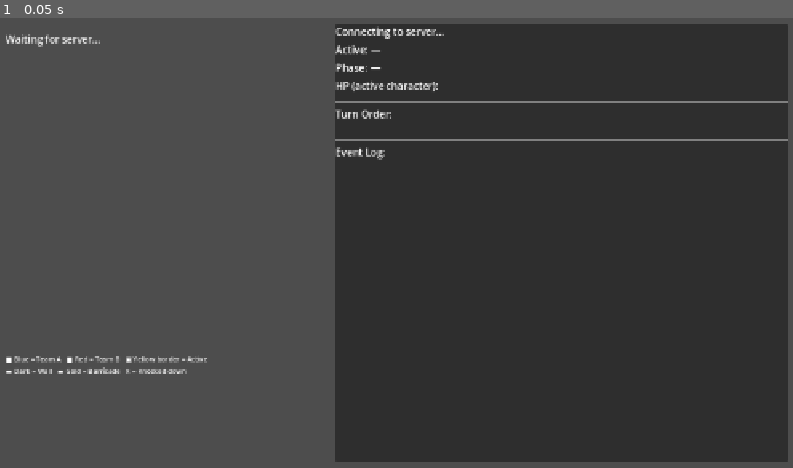
Above: before the commit, frame 1.
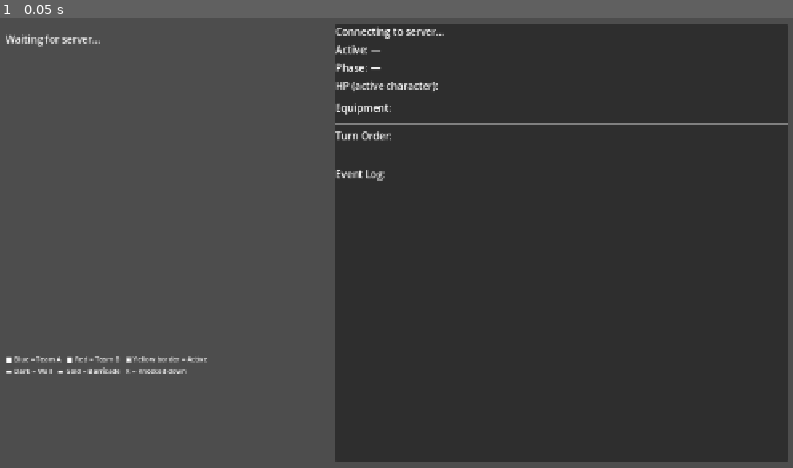
Above: after the commit, the same moment.

Repository: Another-Joy/Cage-Brawlers
Game: Godot game, scene res://scenes/Main.tscn
The game is run twice, just before and just after one commit, with the same random seed, the same clock (stepped at 60 frames per second) and the same inputs.
Inputs:
- Up to frame 1 (0.05 s): no input

The runs differ from the first frame. In frame 1, 1.1% of the frame differs, in the area x 42-100%, y 18-37%.

Commit message:
feat: resource files, equipment HUD panel, tile collision, launcher, RESOURCES.md
Agent-Logs-Url: https://github.com/Another-Joy/Cage-Brawlers/sessions/d6a6f904-dbca-44ad-93d6-19ff4c30d72d

Co-authored-by: Another-Joy <169817293+Another-Joy@users.noreply.github.com>

Diff:
--- /dev/null
+++ b/resources/armor/cloth_armor.tres
@@ -0,0 +1,15 @@
+[gd_resource type="ArmorData" format=3]
+
+[resource]
+item_id = "cloth_armor"
+item_name = "Cloth Armor"
+description = "Light clothing granting evasion and movement bonuses."
+equipment_type = 3
+weight = 1.0
+armor_type = 0
+armor_value = 0
+evasion_modifier = 2
+movement_modifier = 1
+ammo_slots_capacity = 8
+allows_arrows = true
+potion_slots = 4
--- /dev/null
+++ b/resources/armor/leather_armor.tres
@@ -0,0 +1,15 @@
+[gd_resource type="ArmorData" format=3]
+
+[resource]
+item_id = "leather_armor"
+item_name = "Leather Armor"
+description = "Medium armor offering decent protection with 4 ammo slots."
+equipment_type = 3
+weight = 5.0
+armor_type = 1
+armor_value = 2
+evasion_modifier = 0
+movement_modifier = 0
+ammo_slots_capacity = 4
+allows_arrows = true
+potion_slots = 2
--- /dev/null
+++ b/resources/characters/team_a/01_warrior.tres
@@ -0,0 +1,23 @@
+[gd_resource type="CharacterData" load_steps=3 format=3]
+
+[ext_resource type="WeaponData" path="res://resources/weapons/sword.tres" id="1"]
+[ext_resource type="ArmorData" path="res://resources/armor/leather_armor.tres" id="2"]
+
+[resource]
+character_id = "char_a_warrior"
+character_name = "A-Warrior"
+level = 1
+experience = 0
+character_class = 0
+state_flag = 0
+strength = 14
+dexterity = 10
+constitution = 12
+wisdom = 8
+intelligence = 8
+main_hand_slot = ExtResource("1")
+armor_slot = ExtResource("2")
+bullets_count = 0
+bolts_count = 0
+arrows_count = 0
+potions_count = 0
--- /dev/null
+++ b/resources/characters/team_a/02_ranger.tres
@@ -0,0 +1,23 @@
+[gd_resource type="CharacterData" load_steps=3 format=3]
+
+[ext_resource type="WeaponData" path="res://resources/weapons/shortbow.tres" id="1"]
+[ext_resource type="ArmorData" path="res://resources/armor/cloth_armor.tres" id="2"]
+
+[resource]
+character_id = "char_a_ranger"
+character_name = "A-Ranger"
+level = 1
+experience = 0
+character_class = 1
+state_flag = 0
+strength = 8
+dexterity = 14
+constitution = 10
+wisdom = 12
+intelligence = 12
+main_hand_slot = ExtResource("1")
+armor_slot = ExtResource("2")
+bullets_count = 0
+bolts_count = 0
+arrows_count = 20
+potions_count = 0
--- /dev/null
+++ b/resources/characters/team_a/03_rogue.tres
@@ -0,0 +1,24 @@
+[gd_resource type="CharacterData" load_steps=3 format=3]
+
+[ext_resource type="WeaponData" path="res://resources/weapons/dagger.tres" id="1"]
+[ext_resource type="ArmorData" path="res://resources/armor/cloth_armor.tres" id="2"]
+
+[resource]
+character_id = "char_a_rogue"
+character_name = "A-Rogue"
+level = 1
+experience = 0
+character_class = 3
+state_flag = 0
+strength = 10
+dexterity = 14
+constitution = 10
+wisdom = 8
+intelligence = 10
+main_hand_slot = ExtResource("1")
+off_hand_slot = ExtResource("1")
+armor_slot = ExtResource("2")
+bullets_count = 0
+bolts_count = 0
+arrows_count = 0
+potions_count = 0
--- /dev/null
+++ b/resources/characters/team_b/01_warrior.tres
@@ -0,0 +1,23 @@
+[gd_resource type="CharacterData" load_steps=3 format=3]
+
+[ext_resource type="WeaponData" path="res://resources/weapons/sword.tres" id="1"]
+[ext_resource type="ArmorData" path="res://resources/armor/leather_armor.tres" id="2"]
+
+[resource]
+character_id = "char_b_warrior"
+character_name = "B-Warrior"
+level = 1
+experience = 0
+character_class = 0
+state_flag = 0
+strength = 14
+dexterity = 10
+constitution = 12
+wisdom = 8
+intelligence = 8
+main_hand_slot = ExtResource("1")
+armor_slot = ExtResource("2")
+bullets_count = 0
+bolts_count = 0
+arrows_count = 0
+potions_count = 0
--- /dev/null
+++ b/resources/characters/team_b/02_ranger.tres
@@ -0,0 +1,23 @@
+[gd_resource type="CharacterData" load_steps=3 format=3]
+
+[ext_resource type="WeaponData" path="res://resources/weapons/shortbow.tres" id="1"]
+[ext_resource type="ArmorData" path="res://resources/armor/cloth_armor.tres" id="2"]
+
+[resource]
+character_id = "char_b_ranger"
+character_name = "B-Ranger"
+level = 1
+experience = 0
+character_class = 1
+state_flag = 0
+strength = 8
+dexterity = 14
+constitution = 10
+wisdom = 12
+intelligence = 12
+main_hand_slot = ExtResource("1")
+armor_slot = ExtResource("2")
+bullets_count = 0
+bolts_count = 0
+arrows_count = 20
+potions_count = 0
--- /dev/null
+++ b/resources/characters/team_b/03_rogue.tres
@@ -0,0 +1,24 @@
+[gd_resource type="CharacterData" load_steps=3 format=3]
+
+[ext_resource type="WeaponData" path="res://resources/weapons/dagger.tres" id="1"]
+[ext_resource type="ArmorData" path="res://resources/armor/cloth_armor.tres" id="2"]
+
+[resource]
+character_id = "char_b_rogue"
+character_name = "B-Rogue"
+level = 1
+experience = 0
+character_class = 3
+state_flag = 0
+strength = 10
+dexterity = 14
+constitution = 10
+wisdom = 8
+intelligence = 10
+main_hand_slot = ExtResource("1")
+off_hand_slot = ExtResource("1")
+armor_slot = ExtResource("2")
+bullets_count = 0
+bolts_count = 0
+arrows_count = 0
+potions_count = 0
--- /dev/null
+++ b/resources/weapons/dagger.tres
@@ -0,0 +1,15 @@
+[gd_resource type="WeaponData" format=3]
+
+[resource]
+item_id = "dagger"
+item_name = "Dagger"
+description = "A light blade suited for off-hand use or thrown attacks."
+equipment_type = 0
+weight = 0.5
+keywords = ["Light"]
+damage_type = 0
+damage_dice_count = 1
+damage_dice_sides = 4
+attack_range = 1
+ammo_type = ""
+requires_ammo = false
--- /dev/null
+++ b/resources/weapons/shortbow.tres
@@ -0,0 +1,14 @@
+[gd_resource type="WeaponData" format=3]
+
+[resource]
+item_id = "shortbow"
+item_name = "Shortbow"
+description = "A light bow with moderate range. Requires arrows."
+equipment_type = 0
+weight = 1.0
+damage_type = 1
+damage_dice_count = 1
+damage_dice_sides = 6
+attack_range = 6
+ammo_type = "arrows"
+requires_ammo = true
--- /dev/null
+++ b/resources/weapons/sword.tres
@@ -0,0 +1,14 @@
+[gd_resource type="WeaponData" format=3]
+
+[resource]
+item_id = "sword"
+item_name = "Sword"
+description = "A reliable one-handed blade."
+equipment_type = 0
+weight = 1.5
+damage_type = 0
+damage_dice_count = 1
+damage_dice_sides = 6
+attack_range = 1
+ammo_type = ""
+requires_ammo = false
--- a/scripts/client/TestMatchScene.gd
+++ b/scripts/client/TestMatchScene.gd
@@ -72,6 +72,7 @@
 var _lbl_active   : Label
 var _lbl_phase    : Label
 var _hbox_hp      : HBoxContainer
+var _vbox_equip   : VBoxContainer
 var _vbox_order   : VBoxContainer
 var _hbox_btns    : HBoxContainer
 var _grid_facing  : GridContainer
@@ -130,6 +131,15 @@
 	_hbox_hp = HBoxContainer.new()
 	_hbox_hp.add_theme_constant_override("separation", 3)
 	vbox.add_child(_hbox_hp)
+
+	# Equipment (active character) ─────────────────────────────────────────
+	var lbl_equip_hdr := Label.new()
+	lbl_equip_hdr.text = "Equipment:"
+	vbox.add_child(lbl_equip_hdr)
+
+	_vbox_equip = VBoxContainer.new()
+	_vbox_equip.add_theme_constant_override("separation", 1)
+	vbox.add_child(_vbox_equip)
 
 	vbox.add_child(HSeparator.new())
 
@@ -246,6 +256,7 @@
 	_lbl_phase.text = "Phase: %s" % phase
 
 	_rebuild_hp_bars(active_char)
+	_rebuild_equipment_panel(active_char)
 	_rebuild_turn_order()
 	_rebuild_buttons(phase)
 
@@ -266,6 +277,57 @@
 			bar.value    = 0.0
 			bar.modulate = Color(0.35, 0.35, 0.35)
 		_hbox_hp.add_child(bar)
+
+func _rebuild_equipment_panel(char_dict: Dictionary) -> void:
+	for c in _vbox_equip.get_children():
+		c.queue_free()
+	if char_dict.is_empty():
+		return
+
+	var equip: Dictionary = char_dict.get("equipment", {})
+	if equip.is_empty():
+		_equip_label("  (no equipment)")
+		return
+
+	if equip.has("main_hand"):
+		var mh: Dictionary = equip["main_hand"]
+		var kwds: Array = mh.get("keywords", [])
+		var kw_str: String = (" [%s]" % ", ".join(kwds)) if kwds.size() > 0 else ""
+		_equip_label("  Main: %s  %s %s  r%d%s" % [
+			mh.get("name", "?"),
+			mh.get("damage", "?"),
+			mh.get("damage_type", "?"),
+			int(mh.get("range", 1)),
+			kw_str,
+		])
+
+	if equip.has("off_hand"):
+		var oh: Dictionary = equip["off_hand"]
+		var kind: String = oh.get("kind", "item")
+		match kind:
+			"weapon":
+				var kwds2: Array = oh.get("keywords", [])
+				var kw2: String = (" [%s]" % ", ".join(kwds2)) if kwds2.size() > 0 else ""
+				_equip_label("  Off:  %s  %s%s" % [oh.get("name", "?"), oh.get("damage", "?"), kw2])
+			"shield":
+				_equip_label("  Off:  %s  Ev+%d" % [oh.get("name", "?"), int(oh.get("evasion_bonus", 0))])
+			_:
+				_equip_label("  Off:  %s" % oh.get("name", "?"))
+
+	if equip.has("armor"):
+		var ar: Dictionary = equip["armor"]
+		_equip_label("  Armor: %s  AV:%d  Ev:%+d  Mv:%+d" % [
+			ar.get("name", "?"),
+			int(ar.get("av", 0)),
+			int(ar.get("evasion", 0)),
+			int(ar.get("movement", 0)),
+		])
+
+func _equip_label(text: String) -> void:
+	var lbl := Label.new()
+	lbl.text = text
+	lbl.add_theme_font_size_override("font_size", 11)
+	_vbox_equip.add_child(lbl)
 
 func _rebuild_turn_order() -> void:
 	for c in _vbox_order.get_children():
--- a/scripts/combat/CombatManager.gd
+++ b/scripts/combat/CombatManager.gd
@@ -139,6 +139,13 @@
 		return false
 	if _pathfinding.get_path_cost(path) > speed:
 		return false
+
+	# Reject if the destination tile is already occupied by a living character.
+	for other in _all_characters:
+		if other == character:
+			continue
+		if other.grid_position == destination and other.state_flag != CharacterData.StateFlag.DEAD:
+			return false
 
 	# Apply movement.
 	character.grid_position = destination
--- a/scripts/server/ServerGame.gd
+++ b/scripts/server/ServerGame.gd
@@ -69,8 +69,9 @@
 	var spawns_b: Array[Vector3i] = [
 		Vector3i(7, 1, 0), Vector3i(7, 4, 0), Vector3i(7, 6, 0),
 	]
-	for i in 3:
+	for i in min(teams["player_a"].size(), spawns_a.size()):
 		teams["player_a"][i].grid_position = spawns_a[i]
+	for i in min(teams["player_b"].size(), spawns_b.size()):
 		teams["player_b"][i].grid_position = spawns_b[i]
 
 	# Build minimal PlayerProfile objects.
@@ -243,6 +244,43 @@
 		seg_max.append(max_hp * (pcts[i] if i < pcts.size() else 0.33))
 		seg_disabled.append(char_data.segment_disabled[i])
 
+	# ── Equipment snapshot ─────────────────────────────────────────────────
+	var equip: Dictionary = {}
+	if char_data.main_hand_slot:
+		var w: WeaponData = char_data.main_hand_slot
+		var dtype_names: Array[String] = ["Physical", "Ranged", "Magical"]
+		var dtype_idx: int = int(w.damage_type)
+		equip["main_hand"] = {
+			"name":        w.item_name,
+			"damage":      "%dd%d" % [w.damage_dice_count, w.damage_dice_sides],
+			"range":       w.attack_range,
+			"damage_type": dtype_names[dtype_idx] if dtype_idx < dtype_names.size() else "?",
+			"keywords":    w.keywords.duplicate(),
+		}
+	if char_data.off_hand_slot:
+		var e: EquipmentData = char_data.off_hand_slot
+		var ohd: Dictionary = {"name": e.item_name}
+		if e is WeaponData:
+			var woff: WeaponData = e as WeaponData
+			ohd["kind"]     = "weapon"
+			ohd["damage"]   = "%dd%d" % [woff.damage_dice_count, woff.damage_dice_sides]
+			ohd["range"]    = woff.attack_range
+			ohd["keywords"] = woff.keywords.duplicate()
+		elif e is ShieldData:
+			ohd["kind"]          = "shield"
+			ohd["evasion_bonus"] = (e as ShieldData).evasion_bonus
+		else:
+			ohd["kind"] = "item"
+		equip["off_hand"] = ohd
+	if char_data.armor_slot:
+		var a: ArmorData = char_data.armor_slot
+		equip["armor"] = {
+			"name":     a.item_name,
+			"av":       a.armor_value,
+			"evasion":  a.evasion_modifier,
+			"movement": a.movement_modifier,
+		}
+
 	return {
 		"id":           char_data.character_id,
 		"name":         char_data.character_name,
@@ -255,6 +293,7 @@
 		"hp_segments":  seg_hp,
 		"hp_seg_max":   seg_max,
 		"hp_disabled":  seg_disabled,
+		"equipment":    equip,
 	}
 
 func _serialize_map() -> Dictionary:
@@ -331,131 +370,43 @@
 
 func _build_test_teams() -> Dictionary:
 	return {
-		"player_a": _build_team("a"),
-		"player_b": _build_team("b"),
+		"player_a": _load_roster("res://resources/characters/team_a"),
+		"player_b": _load_roster("res://resources/characters/team_b"),
 	}
 
-func _build_team(prefix: String) -> Array[CharacterData]:
+## Loads all CharacterData `.tres` files from a folder, sorted by filename.
+## Each character is freshly instantiated (cache ignored) so combat state is clean.
+func _load_roster(folder_path: String) -> Array[CharacterData]:
 	var team: Array[CharacterData] = []
-
-	# ── Warrior ────────────────────────────────────────────────────────────
-	var warrior: CharacterData = CharacterData.new()
-	warrior.character_id    = "char_%s_warrior" % prefix
-	warrior.character_name  = "%s-Warrior" % prefix.to_upper()
-	warrior.character_class = CharacterData.CharacterClass.WARRIOR
-	warrior.strength        = 14
-	warrior.dexterity       = 10
-	warrior.constitution    = 12
-	warrior.wisdom          = 8
-	warrior.intelligence    = 8
-	warrior.main_hand_slot  = _make_sword()
-	warrior.armor_slot      = _make_medium_armor()
-	ClassDefinitions.initialise_character_health(warrior)
-	team.append(warrior)
-
-	# ── Ranger ─────────────────────────────────────────────────────────────
-	var ranger: CharacterData = CharacterData.new()
-	ranger.character_id    = "char_%s_ranger" % prefix
-	ranger.character_name  = "%s-Ranger" % prefix.to_upper()
-	ranger.character_class = CharacterData.CharacterClass.RANGER
-	ranger.strength        = 8
-	ranger.dexterity       = 14
-	ranger.constitution    = 10
-	ranger.wisdom          = 12
-	ranger.intelligence    = 12
-	ranger.main_hand_slot  = _make_shortbow()
-	ranger.arrows_count    = 20
-	ranger.armor_slot      = _make_light_armor()
-	ClassDefinitions.initialise_character_health(ranger)
-	team.append(ranger)
-
-	# ── Rogue (dual-wield daggers) ──────────────────────────────────────────
-	var rogue: CharacterData = CharacterData.new()
-	rogue.character_id    = "char_%s_rogue" % prefix
-	rogue.character_name  = "%s-Rogue" % prefix.to_upper()
-	rogue.character_class = CharacterData.CharacterClass.ROGUE
-	rogue.strength        = 10
-	rogue.dexterity       = 14
-	rogue.constitution    = 10
-	rogue.wisdom          = 8
-	rogue.intelligence    = 10
-	rogue.main_hand_slot  = _make_dagger()
-	rogue.off_hand_slot   = _make_dagger()
-	rogue.armor_slot      = _make_light_armor()
-	ClassDefinitions.initialise_character_health(rogue)
-	team.append(rogue)
+	var dir := DirAccess.open(folder_path)
+	if dir == null:
+		push_error("[ServerGame] Cannot open roster folder: %s — falling back to empty team." % folder_path)
+		return team
+	var files: Array[String] = []
+	dir.list_dir_begin()
+	var file_name := dir.get_next()
+	while file_name != "":
+		if not dir.current_is_dir() and file_name.ends_with(".tres"):
+			files.append(file_name)
+		file_name = dir.get_next()
+	dir.list_dir_end()
+	files.sort()  # ensures consistent ordering (01_, 02_, 03_ prefixes)
+
+	for fname in files:
+		var full_path: String = folder_path + "/" + fname
+		# CACHE_MODE_IGNORE gives a fresh instance every call so combat state
+		# from a previous match session does not bleed into a new one.
+		var char_data := ResourceLoader.load(
+				full_path, "CharacterData",
+				ResourceLoader.CACHE_MODE_IGNORE) as CharacterData
+		if char_data == null:
+			push_error("[ServerGame] Failed to load character resource: %s" % full_path)
+			continue
+		# Reset any leftover runtime combat state.
+		char_data.grid_position    = Vector3i.ZERO
+		char_data.facing_direction = 0
+		char_data.is_crouched      = false
+		ClassDefinitions.initialise_character_health(char_data)
+		team.append(char_data)
 
 	return team
-
-# -- Weapon helpers ----------------------------------------------------------
-
-func _make_sword() -> WeaponData:
-	var w := WeaponData.new()
-	w.item_id           = "sword"
-	w.item_name         = "Sword"
-	w.equipment_type    = EquipmentData.EquipmentType.WEAPON
-	w.damage_type       = WeaponData.DamageType.PHYSICAL
-	w.damage_dice_count = 1
-	w.damage_dice_sides = 6
-	w.attack_range      = 1
-	w.weight            = 1.5
-	return w
-
-func _make_shortbow() -> WeaponData:
-	var w := WeaponData.new()
-	w.item_id           = "shortbow"
-	w.item_name         = "Shortbow"
-	w.equipment_type    = EquipmentData.EquipmentType.WEAPON
-	w.damage_type       = WeaponData.DamageType.RANGED
-	w.damage_dice_count = 1
-	w.damage_dice_sides = 6
-	w.attack_range      = 6
-	w.ammo_type         = "arrows"
-	w.requires_ammo     = true
-	w.weight            = 1.0
-	return w
-
-func _make_dagger() -> WeaponData:
-	var w := WeaponData.new()
-	w.item_id           = "dagger"
-	w.item_name         = "Dagger"
-	w.equipment_type    = EquipmentData.EquipmentType.WEAPON
-	w.damage_type       = WeaponData.DamageType.PHYSICAL
-	w.damage_dice_count = 1
-	w.damage_dice_sides = 4
-	w.attack_range      = 1
-	w.weight            = 0.5
-	w.keywords          = ["Light"]
-	return w
-
-# -- Armor helpers ------------------------------------------------------------
-
-func _make_medium_armor() -> ArmorData:
-	var a := ArmorData.new()
-	a.item_id             = "leather_armor"
-	a.item_name           = "Leather Armor"
-	a.equipment_type      = EquipmentData.EquipmentType.ARMOR
-	a.armor_type          = ArmorData.ArmorType.MEDIUM
-	a.armor_value         = 2
-	a.evasion_modifier    = 0
-	a.movement_modifier   = 0
-	a.ammo_slots_capacity = 4
-	a.allows_arrows       = true
-	a.potion_slots        = 2
-	a.weight              = 5.0
-	return a
-
-func _make_light_armor() -> ArmorData:
-	var a := ArmorData.new()
-	a.item_id             = "cloth_armor"
-	a.item_name           = "Cloth Armor"
-	a.equipment_type      = EquipmentData.EquipmentType.ARMOR
-	a.armor_type          = ArmorData.ArmorType.LIGHT
-	a.armor_value         = 0
-	a.evasion_modifier    = 2
-	a.movement_modifier   = 1
-	a.ammo_slots_capacity = 8
-	a.allows_arrows       = true
-	a.potion_slots        = 4
-	a.weight              = 1.0
-	return a
Not shown, added: RESOURCES.md
Not shown, added: launch.bat
